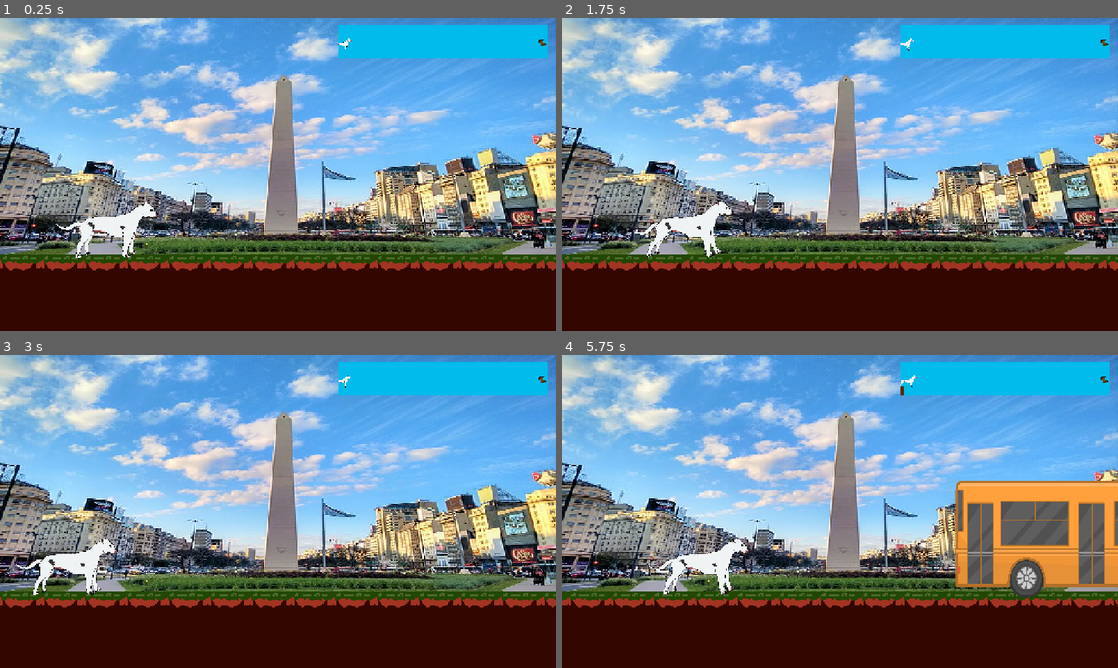
Above: before the commit, frames 1-4 (two rows, left to right).
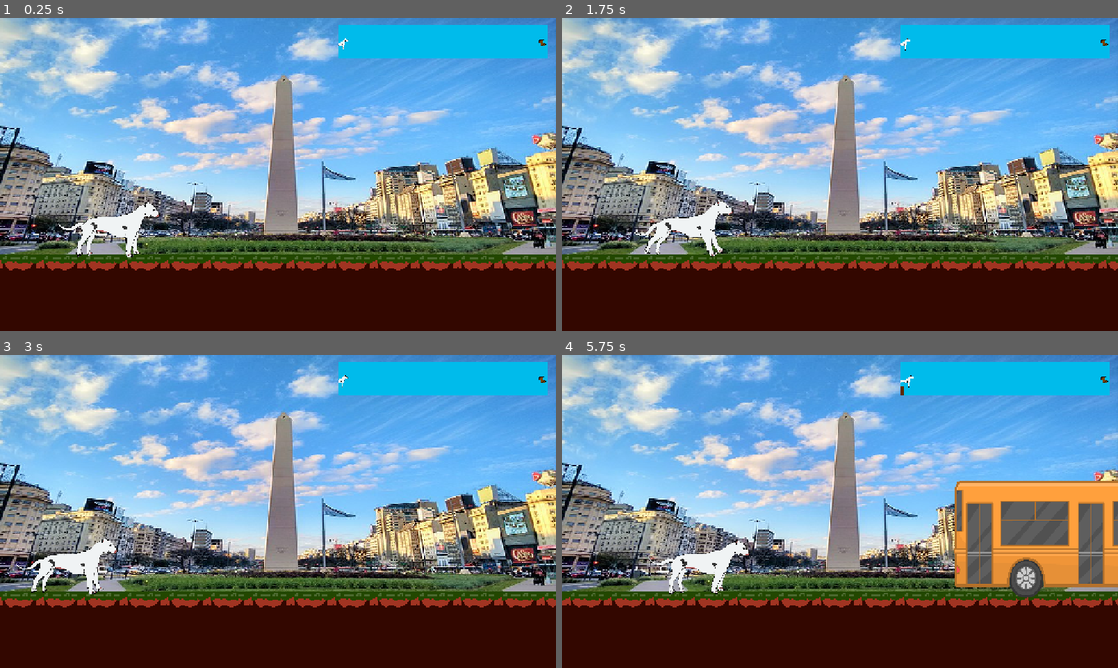
Above: after the commit, the same moments.

Repository: TheLuck12/DogoRun
Game: Godot game, scene res://Escena/nivel.tscn
Same seed, same stepped clock (60 frames per second), same inputs: the game is played once before the commit and once after it. The engine's default icon, where the game draws it, is replaced by a stand-in: a white triangle on a blue panel in a dark square.
Inputs:
- Up to frame 1 (0.25 s): no input
- Up to frame 2 (1.75 s): tap Enter (ui_accept) at 0.5, 0.6, 0.77, 1.07, 1.52, 1.55 s; tap Y at 1.35 s
- Up to frame 3 (3 s): tap Enter (ui_accept) at 1.82, 2.1 s; tap Y at 2.85 s
- Up to frame 4 (5.75 s): tap Enter (ui_accept) at 3.02, 3.05, 3.32, 3.6, 3.77, 4.07, 4.52, 4.55, 4.82, 5.1 s; tap Y at 4.35 s

The runs differ from the first frame. In frame 1, 0.5% of the frame differs, in the area x 9-64%, y 6-78%; in frame 2, 0.4%; in frame 3, 0.3%; in frame 4, 1.8%, in the area x 0-100%, y 6-81%.

Commit message:
agregue animacion de saltar

Diff:
--- a/Escena/interfaz.tscn
+++ b/Escena/interfaz.tscn
@@ -20,7 +20,7 @@
 "times": PackedFloat32Array(0, 60),
 "transitions": PackedFloat32Array(1, 1),
 "update": 0,
-"values": [Vector2(784, 61), Vector2(1233, 61)]
+"values": [Vector2(777, 61), Vector2(1233, 61)]
 }
 
 [sub_resource type="Animation" id="Animation_l3x6v"]
--- a/Escena/jugador.tscn
+++ b/Escena/jugador.tscn
@@ -6,8 +6,6 @@
 [sub_resource type="CapsuleShape2D" id="CapsuleShape2D_lbyo6"]
 radius = 7.2
 height = 146.963
-
-[sub_resource type="SkeletonModificationStack2D" id="SkeletonModificationStack2D_x1bex"]
 
 [sub_resource type="CapsuleShape2D" id="CapsuleShape2D_6ehte"]
 radius = 57.6
@@ -36,7 +34,7 @@
 tracks/1/interp = 1
 tracks/1/loop_wrap = true
 tracks/1/keys = {
-"times": PackedFloat32Array(-0.0333333, 0.233333),
+"times": PackedFloat32Array(0, 0.233333),
 "transitions": PackedFloat32Array(1, 1),
 "update": 0,
 "values": [-2.39088, -1.80202]
@@ -48,7 +46,7 @@
 tracks/2/interp = 1
 tracks/2/loop_wrap = true
 tracks/2/keys = {
-"times": PackedFloat32Array(-0.0333333, 0.233333),
+"times": PackedFloat32Array(0, 0.233333),
 "transitions": PackedFloat32Array(1, 1),
 "update": 0,
 "values": [0.452513, -0.42591]
@@ -60,7 +58,7 @@
 tracks/3/interp = 1
 tracks/3/loop_wrap = true
 tracks/3/keys = {
-"times": PackedFloat32Array(-0.0333333, 0.233333),
+"times": PackedFloat32Array(0, 0.233333),
 "transitions": PackedFloat32Array(1, 1),
 "update": 0,
 "values": [0.587333, -0.357595]
@@ -72,7 +70,7 @@
 tracks/4/interp = 1
 tracks/4/loop_wrap = true
 tracks/4/keys = {
-"times": PackedFloat32Array(-0.0333333, 0.233333),
+"times": PackedFloat32Array(0, 0.233333),
 "transitions": PackedFloat32Array(1, 1),
 "update": 0,
 "values": [-2.69624, -2.95037]
@@ -84,7 +82,7 @@
 tracks/5/interp = 1
 tracks/5/loop_wrap = true
 tracks/5/keys = {
-"times": PackedFloat32Array(-0.0333333, 0.233333),
+"times": PackedFloat32Array(0, 0.233333),
 "transitions": PackedFloat32Array(1, 1),
 "update": 0,
 "values": [Vector2(-28, -40), Vector2(-33, -31)]
@@ -96,7 +94,7 @@
 tracks/6/interp = 1
 tracks/6/loop_wrap = true
 tracks/6/keys = {
-"times": PackedFloat32Array(-0.0333333, 0.233333),
+"times": PackedFloat32Array(0, 0.233333),
 "transitions": PackedFloat32Array(1, 1),
 "update": 0,
 "values": [0.0, -0.678414]
@@ -108,7 +106,7 @@
 tracks/7/interp = 1
 tracks/7/loop_wrap = true
 tracks/7/keys = {
-"times": PackedFloat32Array(-0.0333333, 0.233333),
+"times": PackedFloat32Array(0, 0.233333),
 "transitions": PackedFloat32Array(1, 1),
 "update": 0,
 "values": [Vector2(-50, 8), Vector2(-50.4004, 4.87897)]
@@ -212,12 +210,92 @@
 "update": 0,
 "values": [Vector2(-50, 8)]
 }
+tracks/8/type = "value"
+tracks/8/imported = false
+tracks/8/enabled = true
+tracks/8/path = NodePath("Skeleton2D/Init/ParteA/PiernaD:position")
+tracks/8/interp = 1
+tracks/8/loop_wrap = true
+tracks/8/keys = {
+"times": PackedFloat32Array(0),
+"transitions": PackedFloat32Array(1),
+"update": 0,
+"values": [Vector2(15.6365, 8.24083)]
+}
+
+[sub_resource type="Animation" id="Animation_6ehte"]
+resource_name = "Saltar"
+length = 0.5
+loop_mode = 2
+tracks/0/type = "value"
+tracks/0/imported = false
+tracks/0/enabled = true
+tracks/0/path = NodePath("Skeleton2D/Init/ParteA/PiernaI:rotation")
+tracks/0/interp = 1
+tracks/0/loop_wrap = true
+tracks/0/keys = {
+"times": PackedFloat32Array(0, 0.5),
+"transitions": PackedFloat32Array(1, 1),
+"update": 0,
+"values": [-2.57187, -2.26334]
+}
+tracks/1/type = "value"
+tracks/1/imported = false
+tracks/1/enabled = true
+tracks/1/path = NodePath("Skeleton2D/Init/ParteA/PiernaD:rotation")
+tracks/1/interp = 1
+tracks/1/loop_wrap = true
+tracks/1/keys = {
+"times": PackedFloat32Array(0, 0.5),
+"transitions": PackedFloat32Array(1, 1),
+"update": 0,
+"values": [-2.8537, -2.5712]
+}
+tracks/2/type = "value"
+tracks/2/imported = false
+tracks/2/enabled = true
+tracks/2/path = NodePath("Skeleton2D/Init/ParteA/PiernaD:position")
+tracks/2/interp = 1
+tracks/2/loop_wrap = true
+tracks/2/keys = {
+"times": PackedFloat32Array(0),
+"transitions": PackedFloat32Array(1),
+"update": 0,
+"values": [Vector2(15.6365, 8.24083)]
+}
+tracks/3/type = "value"
+tracks/3/imported = false
+tracks/3/enabled = true
+tracks/3/path = NodePath("Skeleton2D/Init/ParteD/PiernaD:rotation")
+tracks/3/interp = 1
+tracks/3/loop_wrap = true
+tracks/3/keys = {
+"times": PackedFloat32Array(0, 0.5),
+"transitions": PackedFloat32Array(1, 1),
+"update": 0,
+"values": [1.07447, 0.784655]
+}
+tracks/4/type = "value"
+tracks/4/imported = false
+tracks/4/enabled = true
+tracks/4/path = NodePath("Skeleton2D/Init/ParteD/PIernaI:rotation")
+tracks/4/interp = 1
+tracks/4/loop_wrap = true
+tracks/4/keys = {
+"times": PackedFloat32Array(0, 0.5),
+"transitions": PackedFloat32Array(1, 1),
+"update": 0,
+"values": [1.10143, 0.820941]
+}
 
 [sub_resource type="AnimationLibrary" id="AnimationLibrary_22yas"]
 _data = {
 &"Correr": SubResource("Animation_hw46g"),
-&"RESET": SubResource("Animation_3mo6d")
-}
+&"RESET": SubResource("Animation_3mo6d"),
+&"Saltar": SubResource("Animation_6ehte")
+}
+
+[sub_resource type="SkeletonModificationStack2D" id="SkeletonModificationStack2D_x1bex"]
 
 [node name="Jugador" type="CharacterBody2D" groups=["PJ"]]
 scale = Vector2(0.84375, 0.833333)
@@ -315,14 +393,30 @@
 polygons = [PackedInt32Array(0, 1, 2, 3, 4, 5, 6, 13, 14, 15, 16), PackedInt32Array(13, 12, 11, 10, 9, 8, 7, 6)]
 bones = ["Init", PackedFloat32Array(0, 0, 0, 0, 0, 0, 0, 0, 0, 0, 0, 0, 0, 0, 0, 0, 0), "Init/ParteA", PackedFloat32Arr …(1320 unchanged characters)…
 
+[node name="Perder" type="Area2D" parent="." groups=["PJ"]]
+position = Vector2(0, 13)
+
+[node name="CollisionShape2D" type="CollisionShape2D" parent="Perder"]
+position = Vector2(0, 11)
+rotation = 1.5708
+shape = SubResource("CapsuleShape2D_6ehte")
+
+[node name="AnimationPlayer" type="AnimationPlayer" parent="."]
+libraries = {
+&"": SubResource("AnimationLibrary_22yas")
+}
+speed_scale = 1.578
+
 [node name="Skeleton2D" type="Skeleton2D" parent="."]
 position = Vector2(-3, 10)
-rotation = 0.000176977
+rotation = 0.0410393
+scale = Vector2(1, 1)
 modification_stack = SubResource("SkeletonModificationStack2D_x1bex")
 
 [node name="Init" type="Bone2D" parent="Skeleton2D"]
 position = Vector2(-50, 8)
 rotation = -0.0316577
+scale = Vector2(0.999999, 0.999999)
 rest = Transform2D(1, 0, 0, 1, -50, 8)
 
 [node name="ParteA" type="Bone2D" parent="Skeleton2D/Init"]
@@ -332,13 +426,13 @@
 [node name="PiernaI" type="Bone2D" parent="Skeleton2D/Init/ParteA"]
 position = Vector2(-3, 11)
 rotation = -1.98773
-scale = Vector2(0.999826, 0.999826)
+scale = Vector2(0.999828, 0.999828)
 rest = Transform2D(-0.404956, -0.914335, 0.914335, -0.404956, -3, 11)
 
 [node name="PiernaD" type="Bone2D" parent="Skeleton2D/Init/ParteA"]
-position = Vector2(13, 15)
+position = Vector2(15.6365, 8.24083)
 rotation = -2.39088
-scale = Vector2(0.999878, 0.999878)
+scale = Vector2(0.999877, 0.999877)
 rest = Transform2D(-0.731201, -0.682161, 0.682161, -0.731201, 13, 15)
 
 [node name="ColaA" type="Bone2D" parent="Skeleton2D/Init/ParteA"]
@@ -375,17 +469,3 @@
 position = Vector2(21.0634, 6.11022)
 rotation = -0.548492
 rest = Transform2D(0.853312, -0.521401, 0.521401, 0.853312, 21.0634, 6.11022)
-
-[node name="Perder" type="Area2D" parent="." groups=["PJ"]]
-position = Vector2(0, 13)
-
-[node name="CollisionShape2D" type="CollisionShape2D" parent="Perder"]
-position = Vector2(0, 11)
-rotation = 1.5708
-shape = SubResource("CapsuleShape2D_6ehte")
-
-[node name="AnimationPlayer" type="AnimationPlayer" parent="."]
-libraries = {
-&"": SubResource("AnimationLibrary_22yas")
-}
-speed_scale = 1.578
--- a/Escena/nivel.tscn
+++ b/Escena/nivel.tscn
@@ -54,7 +54,7 @@
 tile_set = SubResource("TileSet_veseo")
 format = 2
 layer_0/name = "ColisionSuelo"
-layer_0/tile_data = PackedInt32Array(720918, 65536, 0, 78645 …(48097 unchanged characters)… 7, 131072, 2, 721540, 65536, 0, 787076, 131072, 2, 852612, 131072, 2, 918148, 131072, 2)
+layer_0/tile_data = PackedInt32Array(720918, 65536, 0, 78645 …(48097 unchanged characters)… 7, 131072, 2, 721540, 65536, 0, 787076, 65536, 1, 852612, 65536, 1, 918148, 65536, 2, 721541, 65536, 0, 721542, 131072, 0, 721544, 131072, 0, 721545, 65536, 0, 721543, 65536, 0, 721546, 131072, 0, 787078, 65536, 1, 852614, 65536, 1, 787079, 131072, 1, 852615, 131072, 1, 787077, 131072, 1, 852613, 131072, 1, 787080, 65536, 1, 852616, 65536, 1, 787081, 65536, 1, 852617, 65536, 1, 918152, 65536, 2, 918153, 65536, 2, 918150, 65536, 2, 918151, 131072, 2, 918149, 131072, 2, 787082, 131072, 1, 852618, 131072, 1, 918154, 131072, 2)
 
 [node name="Obstaculos" type="Node2D" parent="."]
 position = Vector2(0, 8)
@@ -122,32 +122,32 @@
 [node name="Drones" type="Node2D" parent="Obstaculos"]
 position = Vector2(-208, -696)
 
+[node name="MovObs3" parent="Obstaculos/Drones" instance=ExtResource("6_ovso8")]
+position = Vector2(3566, 962)
+
+[node name="Obstaculo3" parent="Obstaculos/Drones/MovObs3" instance=ExtResource("5_2jeap")]
+position = Vector2(8, 182)
+
 [node name="MovObs4" parent="Obstaculos/Drones" instance=ExtResource("6_ovso8")]
-position = Vector2(9167, 928)
+position = Vector2(8929, 958)
 
 [node name="Obstaculo4" parent="Obstaculos/Drones/MovObs4" instance=ExtResource("5_2jeap")]
 position = Vector2(8, -184)
 
-[node name="MovObs3" parent="Obstaculos/Drones" instance=ExtResource("6_ovso8")]
-position = Vector2(3304, 920)
-
-[node name="Obstaculo3" parent="Obstaculos/Drones/MovObs3" instance=ExtResource("5_2jeap")]
-position = Vector2(8, 182)
-
 [node name="MovObs5" parent="Obstaculos/Drones" instance=ExtResource("6_ovso8")]
-position = Vector2(10704, 920)
+position = Vector2(10578, 920)
 
 [node name="Obstaculo3" parent="Obstaculos/Drones/MovObs5" instance=ExtResource("5_2jeap")]
 position = Vector2(8, 182)
 
 [node name="MovObs6" parent="Obstaculos/Drones" instance=ExtResource("6_ovso8")]
-position = Vector2(16048, 920)
+position = Vector2(16205, 920)
 
 [node name="Obstaculo3" parent="Obstaculos/Drones/MovObs6" instance=ExtResource("5_2jeap")]
 position = Vector2(0, 120)
 
 [node name="MovObs7" parent="Obstaculos/Drones" instance=ExtResource("6_ovso8")]
-position = Vector2(15288, 920)
+position = Vector2(15081, 920)
 
 [node name="Obstaculo3" parent="Obstaculos/Drones/MovObs7" instance=ExtResource("5_2jeap")]
 position = Vector2(8, 64)
@@ -208,7 +208,7 @@
 scroll_scale = Vector2(2, 2)
 
 [node name="Jugador" parent="." instance=ExtResource("1_re4s4")]
-position = Vector2(128, 472)
+position = Vector2(129, 481)
 scale = Vector2(-0.731244, 0.726351)
 
 [node name="Camera2D2" type="Camera2D" parent="Jugador"]
--- a/Scripts/jugador.gd
+++ b/Scripts/jugador.gd
@@ -1,12 +1,12 @@
 extends CharacterBody2D
 
 
-
+@onready var animacion = $AnimationPlayer
 var salte : int
 @export var fuerzaSalto : int
+func _ready() -> void:
+	Animaciones()
 
-func _ready() -> void:
-	$AnimationPlayer.play("Correr")
 func _physics_process(delta: float) -> void:
 	if Global.enJuego == true:
 		Gravedad(delta)
@@ -24,6 +24,7 @@
 	if Input.is_action_just_pressed("ui_accept") and is_on_floor() and salte == 0:
 		velocity.y += -fuerzaSalto
 		salte += 1
+		Animaciones()
 	else:
 		Caida()
 	MaxAltura()
@@ -36,6 +37,14 @@
 		salte += 1
 	elif is_on_floor() and salte != 0:
 		salte = 0
+		Animaciones()
+
 func MaxAltura():
 	if velocity.y <= -800:
 		velocity.y = -800
+
+func Animaciones():
+	if salte == 0:
+		animacion.play("Correr")
+	elif salte != 0:
+		animacion.play("Saltar")
Not shown: 1 places in Escena/jugador.tscn that only renumber resources
Not shown, changed: export_presets.cfg
